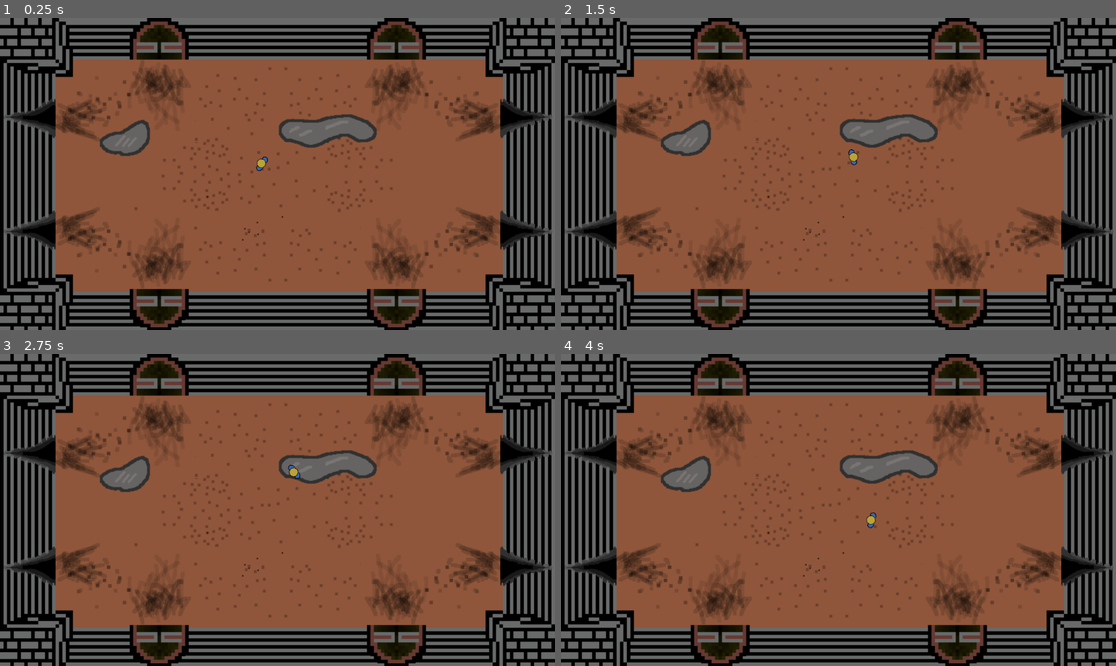
Above: before the commit, frames 1-4 (two rows, left to right).
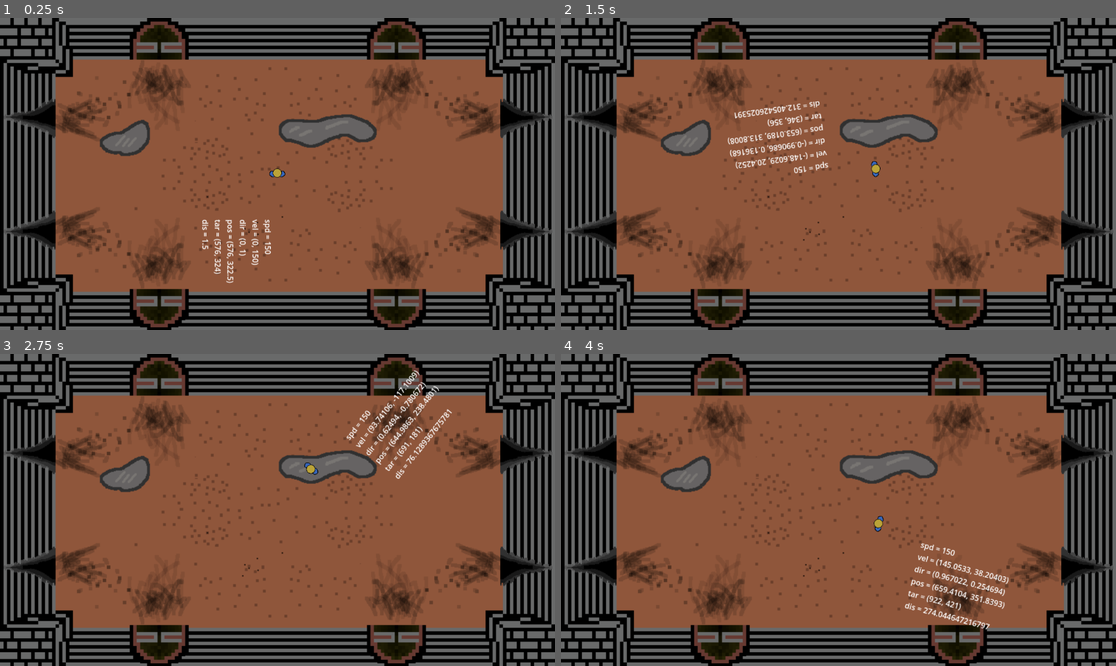
Above: after the commit, the same moments.

Repository: rtourgeeunm/Amorphous_Clone
Game: Godot game, scene res://Arena.tscn
Same seed, same stepped clock (60 frames per second), same inputs: the game is played once before the commit and once after it.
Inputs (mouse positions are in pixels of both pictures, inside the frame that each line leads up to):
- Up to frame 1 (0.25 s): no input
- Up to frame 2 (1.5 s): move the mouse to (960, 158) at 0.52 s; press the mouse at (960, 158) at 0.53 s; move the mouse to (727, 189) at 1.27 s; release the mouse at (727, 189) at 1.28 s; click (727, 189) at 1.35 s
- Up to frame 3 (2.75 s): move the mouse to (333, 441) at 2.02 s; press the mouse at (333, 441) at 2.03 s
- Up to frame 4 (4 s): move the mouse to (810, 572) at 2.77 s; release the mouse at (810, 572) at 2.78 s; click (810, 572) at 2.85 s; move the mouse to (1005, 556) at 3.52 s; press the mouse at (1005, 556) at 3.53 s

The runs differ from the first frame. In frame 1, 0.6% of the frame differs, in the area x 36-52%, y 44-86%; in frame 2, 1.1%, in the area x 30-58%, y 26-52%; in frame 3, 1.1%; in frame 4, 1.1%.

Commit message:
refinement
Added discription of distance function
moved distance variable to var declarations so it can be found by debug label
commented out the target creation function and declaration variable

Moved Vars: mouse_position, is_moving to var declarations

changed target in debug label to reference mouse_position
Added target distance to debug label
changed debug label text layout for an easier copy and paste and better text formatting

Removed tutorial code from player.gd

Diff:
--- a/AmorphousClone/Arena.tscn
+++ b/AmorphousClone/Arena.tscn
@@ -54,7 +54,6 @@
 texture = ExtResource("2_nsxx2")
 
 [node name="Debug Label" type="Label" parent="Player"]
-visible = false
 offset_left = 96.0
 offset_top = 8.0
 offset_right = 136.0
--- a/AmorphousClone/Debug Label.gd
+++ b/AmorphousClone/Debug Label.gd
@@ -8,9 +8,11 @@
 
 # Called every frame. 'delta' is the elapsed time since the previous frame.
 func _process(delta):
-	set_text("spd = "+ str(subject.speed)+"\n
-	vel = "+ str(subject.velocity)+"\n
-	dir = "+ str(subject.direction)+"\n
-	pos = "+ str(subject.position)+"\n
-	tar = "+ str(subject.target)+"\n
-	dir = ")
+	set_text(
+	"spd = "+ str(subject.speed)
+	+"\nvel = "+ str(subject.velocity)
+	+"\ndir = "+ str(subject.direction)
+	+"\npos = "+ str(subject.position)
+	+"\ntar = "+ str(subject.mouse_position)
+	+"\ndis = "+ str(subject.distance)
+	)
--- a/AmorphousClone/Player.gd
+++ b/AmorphousClone/Player.gd
@@ -1,35 +1,27 @@
 extends CharacterBody2D
 
-var target = Vector2()
+#var target = Vector2()
 var direction = null
 var velocity_deadzone = 3
-
-#forward here is a click, will change name from forward to attack
-func _input(event):
-	if event.is_action_pressed("Forward"):
-		target = get_global_mouse_position()
+var is_moving = null
+var distance = null
+var mouse_position = null
+#for troubleshooting
+#func _input(event):
+#	if event.is_action_pressed("attack"):
+#		target = get_global_mouse_position()
 
 const  speed = 150
-var mouse_position = null
 
 func _process(delta):
 	look_at(get_global_mouse_position())
 	mouse_position = get_global_mouse_position()
-	#seems that normalized is what I needed to maintain constant speed.
-	var distance = position.distance_to(target)
+	distance = position.distance_to(mouse_position)
 	if distance > velocity_deadzone:
-		direction = (target - position).normalized()
+		direction = (mouse_position - position).normalized()
 		velocity = (direction * speed)
 		move_and_slide()
 
-	var is_moving = null
-
-"""
-sample code from a tutorial
-
-func _process(delta):
-	velocity = Vector2 (1,0)
-	mouse_position = (get_global_mouse_position())
-	if Input.is_action_pressed("Forward"):
-		var direction = (mouse_position - position).normalized()
-		velocity = (direction * speed)"""
+#distance position.distance_to(mouse_position)
+	#calculates position's linear distance from mouse_position
+#.normalized() seems to normalize some part of the direction vector
--- a/AmorphousClone/project.godot
+++ b/AmorphousClone/project.godot
@@ -17,7 +17,7 @@
 
 [input]
 
-Forward={
+attack={
 "deadzone": 0.5,
 "events": [Object(InputEventMouseButton,"resource_local_to_scene":false,"resource_name":"","device":-1,"window_id":0,"a …(236 unchanged characters)…
 ]
